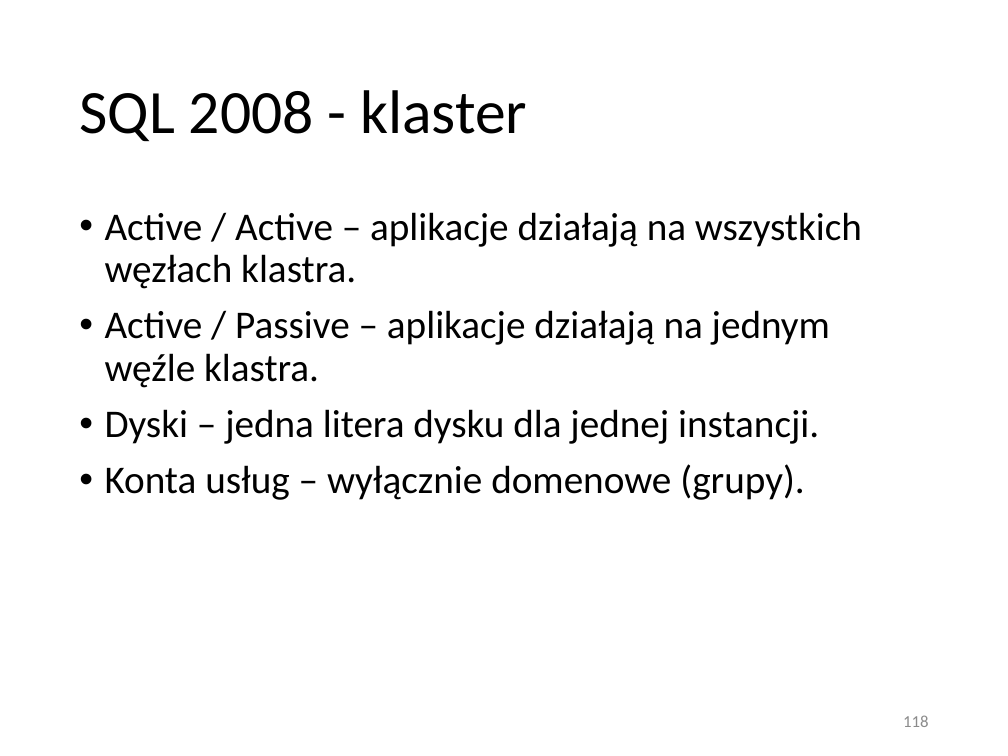
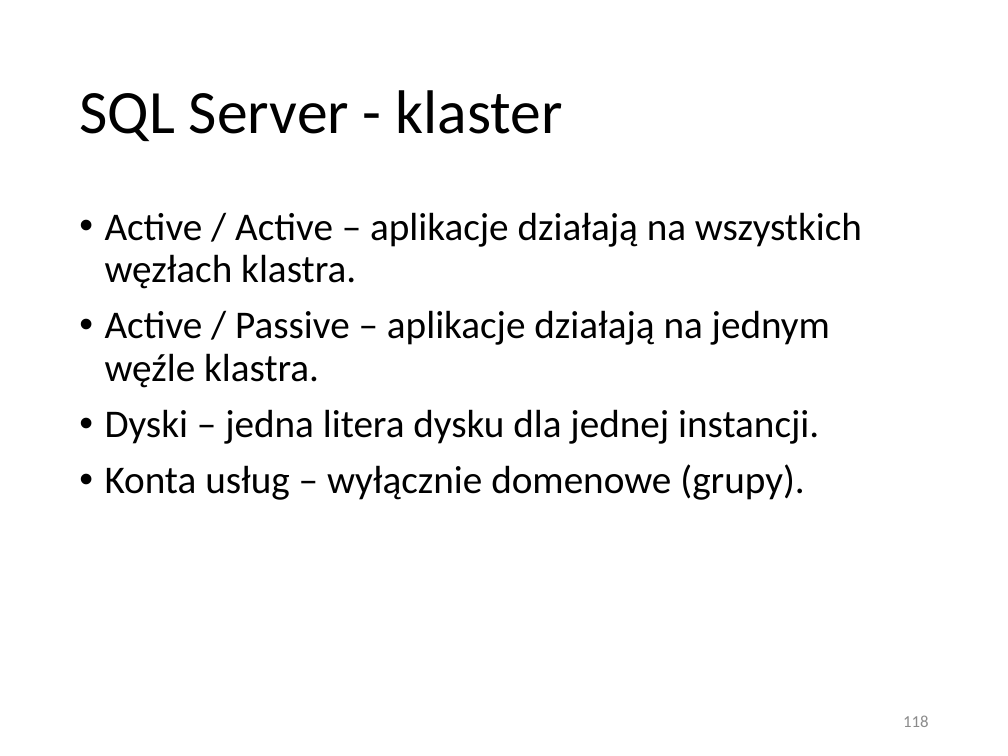
Before and after one commit to gstolecki/SQL-Server-Administracja, a slide deck: slide 118 of Microsoft SQL Server - administracja v2.pptx. Drawn at 1008x756 pixels with LibreOffice and Linux fonts; fonts in the diff are those of the drawing. Boxes give left, top, right and bottom in pixels: in the first picture for what was removed or moved away, otherwise in the second. Text is boxed around its words. In the diff, an @@ line names an element or a change of style, - is before the commit and + after.

```diff
--- a/Microsoft SQL Server - administracja v2.pptx
+++ b/Microsoft SQL Server - administracja v2.pptx
@@ title at box(79, 90, 563, 141): text changed @@
-SQL 2008 - klaster
+SQL Server - klaster
```
Also in this commit, not shown: 2 other slides changed.
